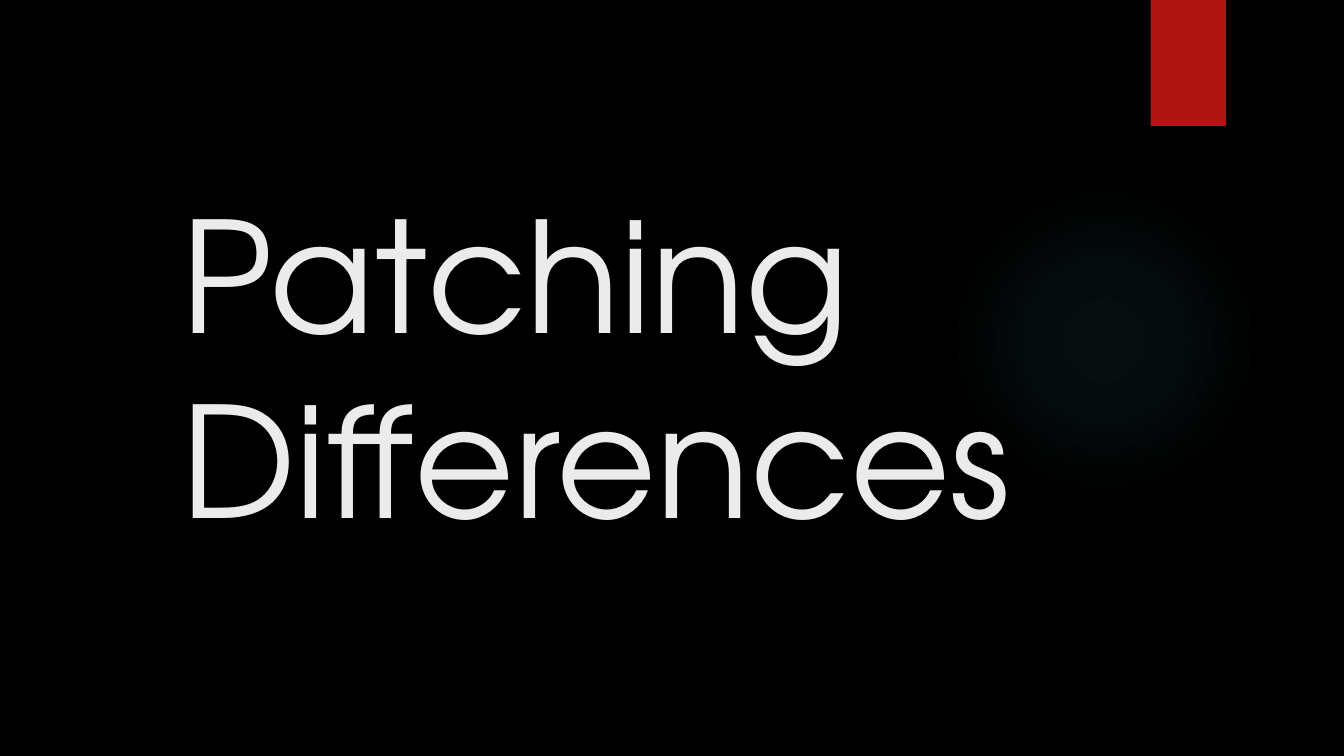
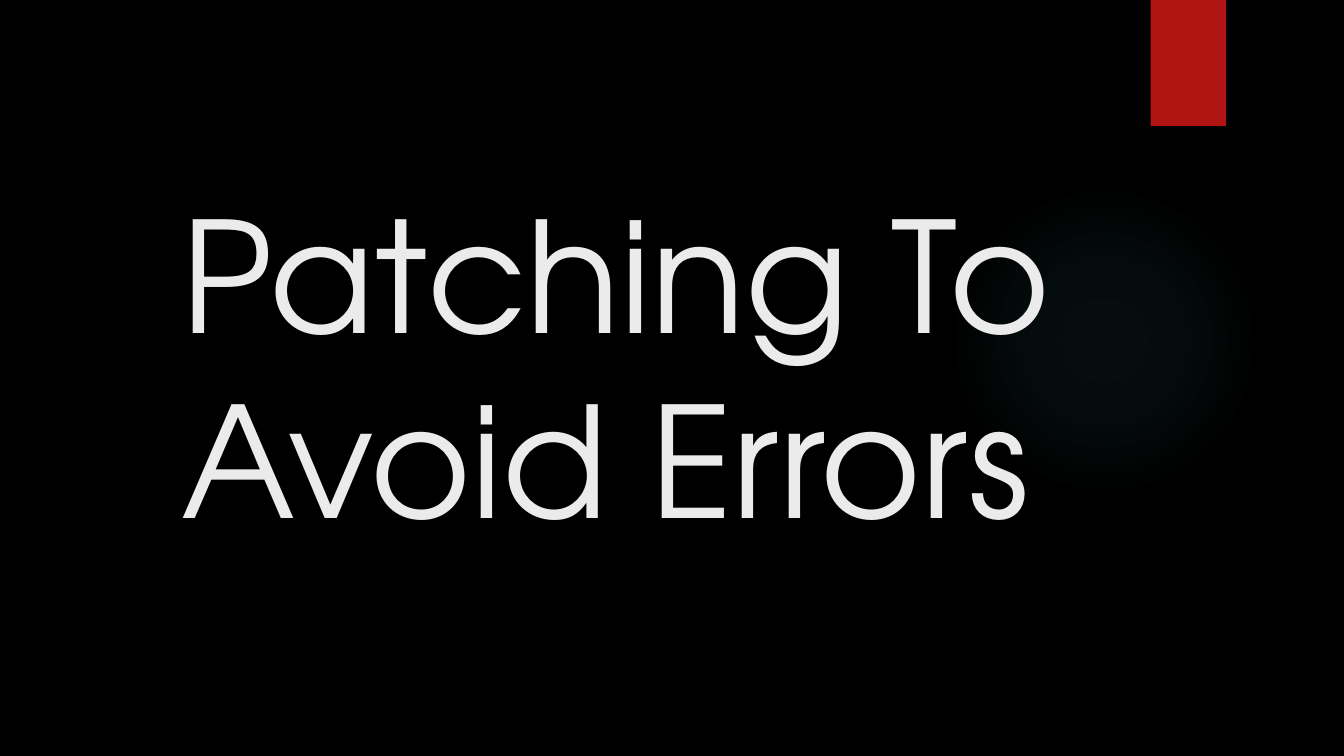
Before and after one commit to itzik-bd/jsfuzzer, a slide deck: slide 13 of misc/ppt/Final Presentation.pptx (slide 14 before the commit). Drawn at 1344x756 pixels with LibreOffice and Linux fonts; fonts in the diff are those of the drawing; background and template pictures are left out. Boxes give left, top, right and bottom in pixels: in the first picture for what was removed or moved away, otherwise in the second. Text is boxed around its words. In the diff, an @@ line names an element or a change of style, - is before the commit and + after.

```diff
--- a/misc/ppt/Final Presentation.pptx
+++ b/misc/ppt/Final Presentation.pptx
@@ text at (x1=181, y1=219, x2=1051, y2=520): text changed @@
-Patching Differences
+Patching To Avoid Errors
```
Also in this commit, not shown: 6 other slides changed, 4 slides added, 2 slides removed.
